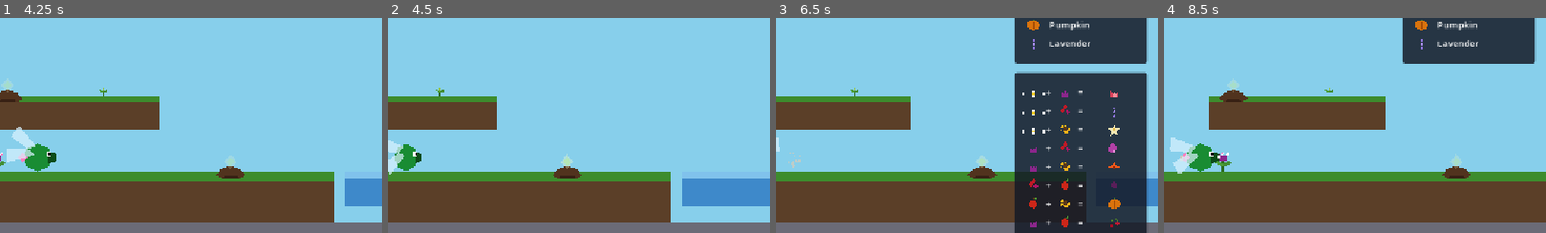
Above: before the commit, frames 1-4 (left to right).
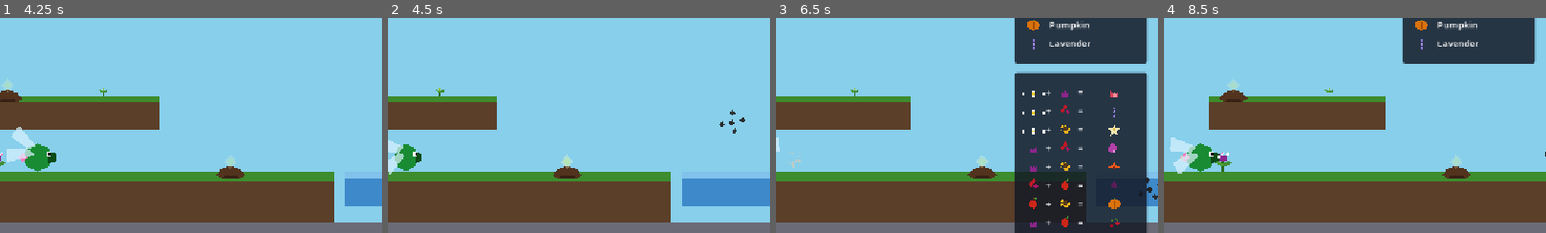
Above: after the commit, the same moments.

Repository: AntonioDrusin/ape
Game: Godot game, scene res://scenes/main.tscn
The game is run twice, just before and just after one commit, with the same random seed, the same clock (stepped at 60 frames per second) and the same inputs.
Inputs:
- Up to frame 1 (4.25 s): tap Space at 0.5 s; hold D (move_right) 0.53-2.03 s; tap Q (shed_pollen) at 0.6, 1.35, 2.3, 3.05, 3.6 s; tap Enter (ui_accept) at 0.77, 1.07, 1.52, 1.82, 3.02, 3.32, 3.77, 4.07 s; hold A (move_left) 2.03-2.78 s; hold 1 (toggle_combo_chart) 2.03-2.78 s; hold D (move_right) from 2.78 s (still down); tap 2 (toggle_goal_panel) at 2.85 s
- Up to frame 2 (4.5 s): release D (move_right) at 4.28 s; hold A (move_left) from 4.28 s (still down); tap Q (shed_pollen) at 4.35 s
- Up to frame 3 (6.5 s): tap Enter (ui_accept) at 4.52, 4.82, 6.02, 6.32 s; release A (move_left) at 5.03 s; hold D (move_right) 5.03-5.78 s; hold 1 (toggle_combo_chart) 5.03-5.78 s; tap Q (shed_pollen) at 5.3, 6.05 s; hold A (move_left) from 5.78 s (still down); tap 2 (toggle_goal_panel) at 5.85 s
- Up to frame 4 (8.5 s): tap Q (shed_pollen) at 6.6, 7.35, 8.3 s; tap Enter (ui_accept) at 6.77, 7.07, 7.52, 7.82 s; release A (move_left) at 7.28 s; hold D (move_right) from 7.28 s (still down); hold 1 (toggle_combo_chart) from 8.03 s (still down)
The pictures show only the part of the screen within x 50-100%, y 18-68%; the shares and areas given below are measured in that part.

Frame 1 is identical in both runs. In frame 2, 0.1% of the frame differs, in the area x 86-94%, y 42-54%; in frame 3, less than 0.1%; in frame 4, less than 0.1%.

Commit message:
Speed up water intake, slow down watering consumption

Diff:
--- /dev/null
+++ b/ape/godot/data/player_tuning.tres
@@ -0,0 +1,13 @@
+[gd_resource type="Resource" script_class="GameplayTuning" load_steps=2 format=3]
+
+[ext_resource type="Script" path="res://scripts/gameplay_tuning.gd" id="1"]
+
+[resource]
+script = ExtResource("1")
+thrust = 900.0
+gravity = 260.0
+max_speed = 420.0
+air_drag = 3.5
+water_fill_time = 3.0
+water_rest_height = 7.0
+water_drain_time = 4.0
--- a/ape/godot/scenes/main.tscn
+++ b/ape/godot/scenes/main.tscn
@@ -164,6 +164,12 @@
 [node name="Enemy8" parent="." unique_id=776101015 instance=ExtResource("7")]
 position = Vector2(812, -104)
 
+[node name="Enemy9" parent="." unique_id=555111222 instance=ExtResource("7")]
+position = Vector2(710, -250)
+
+[node name="Enemy10" parent="." unique_id=555111333 instance=ExtResource("7")]
+position = Vector2(820, 380)
+
 [node name="Platform9" parent="." unique_id=1988330634 instance=ExtResource("1")]
 position = Vector2(401, -76)
 scale = Vector2(0.6, 0.5)
--- a/ape/godot/scripts/enemy.gd
+++ b/ape/godot/scripts/enemy.gd
@@ -1,4 +1,11 @@
 extends Area2D
+
+## A drifting gnat-cloud hazard that steals water and knocks off carried
+## pollen from the player on touch.
+## Movement is a leash, not free-roaming: targets are picked within
+## wander_radius of the spawn position, so enemies placed near different
+## platforms in the level stay spread out instead of drifting into one
+## cluster.
 
 @export var wander_radius: float = 140.0
 @export var speed: float = 55.0
@@ -26,6 +33,8 @@
 	if _retarget_timer <= 0.0 or position.distance_to(_target) < 4.0:
 		_pick_new_target()
 	position = position.move_toward(_target, speed * delta)
+	# Constant spin makes the speck cluster read as buzzing without any
+	# per-speck animation logic.
 	visual.rotation += spin_speed * delta
 
 
@@ -35,7 +44,20 @@
 	_retarget_timer = randf_range(retarget_min, retarget_max)
 
 
+## The player is a physics body, so this Area2D detects it directly via
+## body_entered — no per-tick polling like the Area2D-vs-Area2D detectables.
+## Duck-typed on steal_water()/lose_pollen() so the enemy doesn't depend on
+## the player class; the player owns clamping its own state and notifying
+## the HUD. Seeds are never touched here — losing a seed would be too
+## punishing, per REQUIREMENTS.md. One steal_sound play per touch even
+## though both effects can fire.
 func _on_body_entered(body: Node) -> void:
+	var hit := false
 	if body.has_method("steal_water"):
 		body.steal_water(steal_amount)
+		hit = true
+	if body.has_method("lose_pollen"):
+		body.lose_pollen()
+		hit = true
+	if hit:
 		steal_sound.play()
--- /dev/null
+++ b/ape/godot/scripts/gameplay_tuning.gd
@@ -0,0 +1,18 @@
+extends Resource
+class_name GameplayTuning
+
+## Shared tuning knobs for player flight and water mechanics, factored out of
+## player.gd so they live in one data file (data/player_tuning.tres) instead
+## of the script — tweakable in the Inspector or by hand-editing the .tres,
+## with no GDScript edit (and no editor restart) required.
+
+@export_group("Flight")
+@export var thrust: float = 900.0
+@export var gravity: float = 260.0
+@export var max_speed: float = 420.0
+@export var air_drag: float = 3.5
+
+@export_group("Water")
+@export var water_fill_time: float = 4.0
+@export var water_rest_height: float = 7.0
+@export var water_drain_time: float = 2.0
--- a/ape/godot/scripts/goal_panel.gd
+++ b/ape/godot/scripts/goal_panel.gd
@@ -22,6 +22,8 @@
 func _ready() -> void:
 	_font = get_theme_default_font()
 	custom_minimum_size = Vector2(200.0, TITLE_HEIGHT + PADDING)
+	# Safe this early (a child's _ready() runs before Main's) only because
+	# Main's group membership is set in main.tscn, not via add_to_group().
 	var main: Node = get_tree().get_first_node_in_group("main")
 	if main:
 		main.goal_selected.connect(_on_goal_selected)
--- a/ape/godot/scripts/hud.gd
+++ b/ape/godot/scripts/hud.gd
@@ -4,6 +4,8 @@
 
 
 func _ready() -> void:
+	# The HUD reaches out to the player (via group), not the other way
+	# around, so player.gd stays UI-agnostic.
 	var player := get_tree().get_first_node_in_group("player")
 	if player:
 		player.water_level_changed.connect(_on_water_level_changed)
--- a/ape/godot/scripts/player.gd
+++ b/ape/godot/scripts/player.gd
@@ -4,13 +4,10 @@
 signal pollen_changed(has_pollen: bool, pollen_type: PlantData.PlantType)
 signal seed_changed(has_seed: bool, seed_type: PlantData.PlantType)
 
-@export var thrust: float = 900.0
-@export var gravity: float = 260.0
-@export var max_speed: float = 420.0
-@export var air_drag: float = 3.5
-@export var water_fill_time: float = 4.0
-@export var water_rest_height: float = 7.0
-@export var water_drain_time: float = 2.0
+## Flight/water knobs live in data/player_tuning.tres (see GameplayTuning) so
+## they're editable as data — swap in a different .tres for a different feel
+## without touching this script.
+@export var tuning: GameplayTuning = preload("res://data/player_tuning.tres")
 
 @onready var wings: Node2D = $Visual/Wings
 @onready var visual: Node2D = $Visual
@@ -49,15 +46,19 @@
 	input_dir.x = Input.get_action_strength("move_right") - Input.get_action_strength("move_left")
 	input_dir.y = Input.get_action_strength("move_down") - Input.get_action_strength("move_up")
 
-	velocity += input_dir * thrust * delta
-	velocity.y += gravity * delta
-	velocity -= velocity * air_drag * delta
-	velocity = velocity.limit_length(max_speed)
+	velocity += input_dir * tuning.thrust * delta
+	velocity.y += tuning.gravity * delta
+	# Proportional drag (not a fixed friction constant) gives the floaty,
+	# bug-like feel rather than instant stop/start.
+	velocity -= velocity * tuning.air_drag * delta
+	velocity = velocity.limit_length(tuning.max_speed)
 
 	move_and_slide()
 
 	# Turn to face the direction of horizontal movement, smoothly flipping
-	# the visual so the bug isn't shown flying backwards. The target facing
+	# the visual so the bug isn't shown flying backwards. Only Visual flips:
+	# CollisionShape2D and Camera2D are siblings of Visual in player.tscn
+	# precisely so this never affects physics or the view. The target facing
 	# only updates once velocity is decisive, but the interpolation itself
 	# always runs so a quick direction tap can't strand the flip mid-turn
 	# once velocity decays back under the threshold from air_drag.
@@ -78,7 +79,7 @@
 				if is_on_floor():
 					landed_on_water = true
 				else:
-					var rest_y: float = area.get_surface_y() - water_rest_height
+					var rest_y: float = area.get_surface_y() - tuning.water_rest_height
 					if global_position.y >= rest_y:
 						global_position.y = rest_y
 						velocity.y = 0.0
@@ -90,7 +91,7 @@
 
 	var drinking := landed_on_water and input_dir.length() < INPUT_DEADZONE
 	if drinking and water_level < 1.0:
-		water_level = minf(water_level + delta / water_fill_time, 1.0)
+		water_level = minf(water_level + delta / tuning.water_fill_time, 1.0)
 		water_level_changed.emit(water_level)
 
 	# Hovering over a seedling's HoverZone waters it and drives pollen
@@ -110,7 +111,7 @@
 
 	if hovered_seedling and water_level > 0.0:
 		hovered_seedling.water(delta)
-		water_level = maxf(water_level - delta / water_drain_time, 0.0)
+		water_level = maxf(water_level - delta / tuning.water_drain_time, 0.0)
 		water_level_changed.emit(water_level)
 
 	if hovered_seedling:
@@ -128,10 +129,7 @@
 
 	if Input.is_action_just_pressed("shed_pollen") and has_pollen:
 		_set_pollen(false, pollen_type)
-		pollen_puff.restart()
-		pollen_puff.emitting = true
-		pollen_puff_sound.pitch_scale = randf_range(0.9, 1.1)
-		pollen_puff_sound.play()
+		_play_pollen_puff()
 
 	var watering := hovered_seedling != null and water_level > 0.0
 	if proboscis:
@@ -167,10 +165,7 @@
 			pollinate_sound.play()
 		seedling.PollinateResult.FIZZLE:
 			_set_pollen(false, pollen_type)
-			pollen_puff.restart()
-			pollen_puff.emitting = true
-			pollen_puff_sound.pitch_scale = randf_range(0.9, 1.1)
-			pollen_puff_sound.play()
+			_play_pollen_puff()
 
 
 func _set_pollen(carrying: bool, type: PlantData.PlantType) -> void:
@@ -182,6 +177,15 @@
 	if has_pollen:
 		pollen_blob.color = PlantData.pollen_color(pollen_type)
 	pollen_changed.emit(has_pollen, pollen_type)
+
+
+## Plays the small "pollen lost" puff + sound, shared by shedding, a fizzled
+## pollination attempt, and an enemy knocking pollen off on touch.
+func _play_pollen_puff() -> void:
+	pollen_puff.restart()
+	pollen_puff.emitting = true
+	pollen_puff_sound.pitch_scale = randf_range(0.9, 1.1)
+	pollen_puff_sound.play()
 
 
 ## Picks up a loose seed area: reads its plant_type, frees the seed node
@@ -221,6 +225,16 @@
 func steal_water(amount: float) -> void:
 	water_level = maxf(water_level - amount, 0.0)
 	water_level_changed.emit(water_level)
+
+
+## Called by an enemy on touch (duck-typed, mirrors steal_water()): knocks
+## the carried pollen off. No-op if not carrying any, since the enemy calls
+## this unconditionally on every touch.
+func lose_pollen() -> void:
+	if not has_pollen:
+		return
+	_set_pollen(false, pollen_type)
+	_play_pollen_puff()
 
 
 ## Fades a looping woosh's volume toward on/off rather than hard-cutting it,
--- a/ape/godot/scripts/seed.gd
+++ b/ape/godot/scripts/seed.gd
@@ -1,4 +1,9 @@
 extends Area2D
+
+## A loose popped seed. Passive detectable (group "seed" in the .tscn):
+## pickup logic lives entirely in the player's sensor poll, which reads
+## plant_type off this node and frees it — there is deliberately no pickup
+## code or signal here.
 
 ## The plant type this seed will grow into once planted (Step 4). Colors the
 ## seed's visual via PlantData, the single source of truth for plant data.
@@ -16,8 +21,8 @@
 	_play_pop_in()
 
 
-## First use of create_tween() in this codebase — a short arc-with-a-bounce
-## entrance (REQUIREMENTS.md fit-and-finish: 0.15-0.4s, "nothing snaps").
+## A short arc-with-a-bounce entrance (REQUIREMENTS.md fit-and-finish:
+## 0.15-0.4s, "nothing snaps").
 ## Arcs to one side and up, then lands with a bounce ease at the original
 ## spot, so the seed reads as having just popped out of the plant beside it.
 func _play_pop_in() -> void:
--- a/ape/godot/scripts/seedling.gd
+++ b/ape/godot/scripts/seedling.gd
@@ -1,5 +1,11 @@
 @tool
 extends Node2D
+
+## Note on the HoverZone child (Area2D, group "seedling", monitorable but not
+## monitoring — it only needs to be detected, not detect): this script never
+## touches it. It exists purely as the detectable proxy the player's sensor
+## polls to know it's over this plant; all interaction logic lives on the
+## player.
 
 ## Plant lifecycle: GROWING -> BLOOMED -> POLLINATED -> SEED_GROWING -> (seed
 ## pops) -> BLOOMED. Watering drives GROWING; POLLINATED is entered by
--- a/ape/godot/scripts/water.gd
+++ b/ape/godot/scripts/water.gd
@@ -1,4 +1,9 @@
 extends Area2D
+
+## Passive detectable (group "water" in the .tscn); knows nothing about the
+## player. An Area2D doesn't block movement like a floor, so the player polls
+## overlapping water and emulates resting on the surface itself — all this
+## script provides is where that surface is.
 
 @onready var _collision_shape: CollisionShape2D = $CollisionShape2D
 
--- a/ape/godot/scripts/win_overlay.gd
+++ b/ape/godot/scripts/win_overlay.gd
@@ -5,6 +5,9 @@
 ## play its particles/sound, the same reason intro_screen.gd sets it.
 
 @onready var play_again_button: Button = $VBoxContainer/PlayAgainButton
+# CelebrationAnchor is a zero-size Control anchored dead-center purely so
+# this CPUParticles2D gets a screen-center origin (a Node2D can't have
+# anchors of its own).
 @onready var celebration: CPUParticles2D = $CelebrationAnchor/Celebration
 @onready var win_sound: AudioStreamPlayer = $WinSound
 
Not shown, added: ape/godot/scripts/gameplay_tuning.gd.uid
Not shown, added: .godot-game.pid
Not shown, changed: ape/godot/ARCHITECTURE.md
Not shown, changed: ape/godot/CLAUDE.md
Not shown, changed: ape/godot/CREDITS.md
Not shown, changed: ape/godot/REQUIREMENTS.md
Not shown, removed: ape/godot/scenes/enemy.md
Not shown, removed: ape/godot/scenes/hud.md
Not shown, removed: ape/godot/scenes/intro_screen.md
Not shown, removed: ape/godot/scenes/main.md
Not shown, removed: ape/godot/scenes/platform.md
Not shown, removed: ape/godot/scenes/player.md
(and 8 more such lines)
